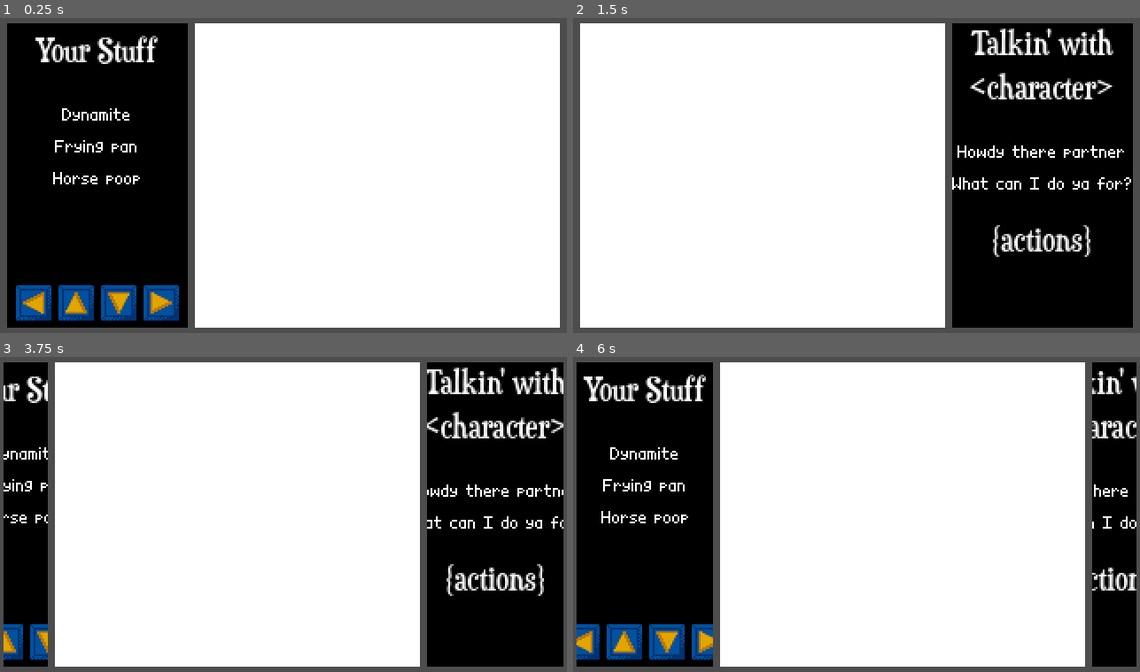
Above: before the commit, frames 1-4 (two rows, left to right).
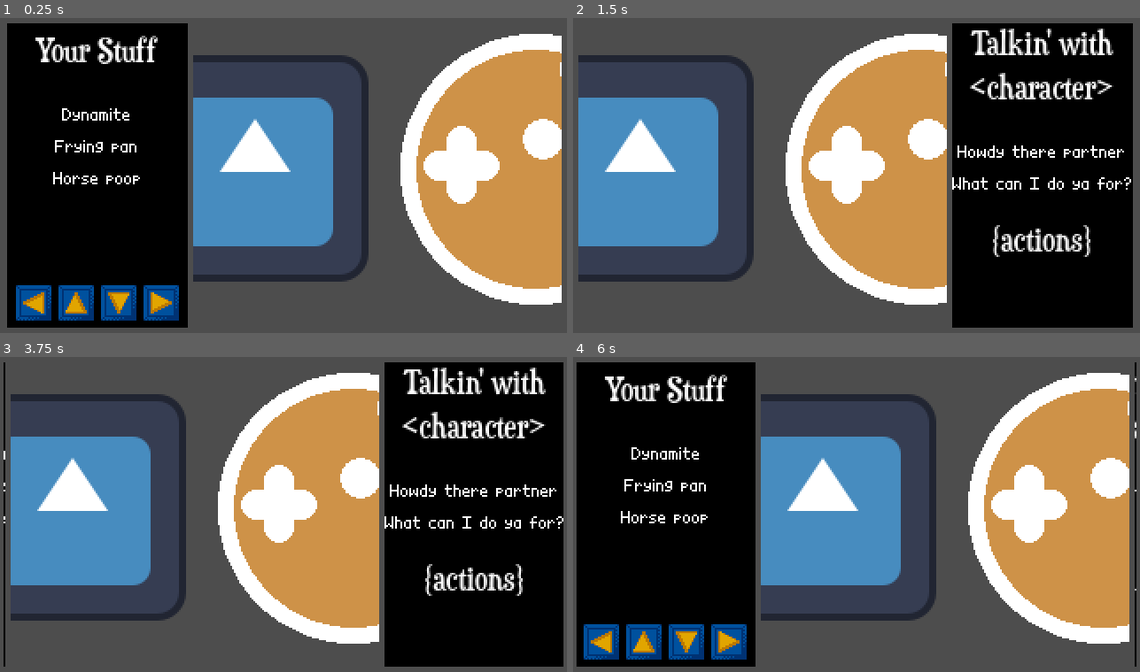
Above: after the commit, the same moments.

Repository: GreenCastleB/FrontierOfTheCryingMoon
Game: Godot game, scene res://scenes/Main.tscn
Two runs of this game, one before a commit and one after it. Both use one fixed random seed, a clock stepped at 60 frames per second and the inputs below. The engine's default icon, where the game draws it, is replaced by a stand-in: a white triangle on a blue panel in a dark square.
Inputs:
- Up to frame 1 (0.25 s): no input
- Up to frame 2 (1.5 s): tap Enter at 0.5 s; hold Right (ui_right) 0.53-1.28 s; hold Down (ui_down) from 1.28 s (still down)
- Up to frame 3 (3.75 s): tap Space at 2, 3.5 s; release Down (ui_down) at 2.03 s; hold Right (ui_right) 2.03-2.78 s; tap Enter at 2.75 s; hold Up (ui_up) 2.78-3.53 s; hold Left (ui_left) from 3.53 s (still down)
- Up to frame 4 (6 s): tap Enter at 5 s; release Left (ui_left) at 5.03 s; hold Down (ui_down) 5.03-5.78 s; tap Space at 5.75 s; hold Right (ui_right) from 5.78 s (still down)

The runs differ from the first frame. In frame 1, 55% of the frame differs, in the area x 34-100%, y 1-99%; in frame 2, 55%; in frame 3, 68%; in frame 4, 69%, in the area x 0-100%, y 1-99%.

Commit message:
SubViewport demo

Diff:
--- a/scenes/Main.tscn
+++ b/scenes/Main.tscn
@@ -17,7 +17,7 @@
 tracks/0/loop_wrap = true
 tracks/0/keys = {
 "times": PackedFloat32Array(0, 0.75),
-"transitions": PackedFloat32Array(1, 1),
+"transitions": PackedFloat32Array(3, 3),
 "update": 0,
 "values": [0.0, 1.0]
 }
@@ -29,7 +29,7 @@
 tracks/1/loop_wrap = true
 tracks/1/keys = {
 "times": PackedFloat32Array(0, 0.75),
-"transitions": PackedFloat32Array(1, 1),
+"transitions": PackedFloat32Array(3, 3),
 "update": 0,
 "values": [1.0, 0.0]
 }
@@ -73,7 +73,7 @@
 tracks/0/loop_wrap = true
 tracks/0/keys = {
 "times": PackedFloat32Array(0, 0.75),
-"transitions": PackedFloat32Array(1, 1),
+"transitions": PackedFloat32Array(3, 3),
 "update": 0,
 "values": [1.0, 0.0]
 }
@@ -85,7 +85,7 @@
 tracks/1/loop_wrap = true
 tracks/1/keys = {
 "times": PackedFloat32Array(0, 0.75),
-"transitions": PackedFloat32Array(1, 1),
+"transitions": PackedFloat32Array(3, 3),
 "update": 0,
 "values": [0.0, 1.0]
 }
--- a/scenes/WorldWindow.tscn
+++ b/scenes/WorldWindow.tscn
@@ -1,4 +1,7 @@
 [gd_scene format=3 uid="uid://cexcnw761j3ql"]
+
+[ext_resource type="Texture2D" uid="uid://yvdirgw4sbta" path="res://assets/icon.svg" id="1_kyo8p"]
+[ext_resource type="Texture2D" uid="uid://cevtpwntv621i" path="res://assets/bitesizejam.png" id="2_xnnib"]
 
 [node name="WorldWindow" type="Control" unique_id=1409088015]
 custom_minimum_size = Vector2(206, 172)
@@ -11,10 +14,30 @@
 size_flags_horizontal = 3
 size_flags_stretch_ratio = 2.0
 
-[node name="BGColor" type="ColorRect" parent="." unique_id=354996560]
+[node name="ViewContainer" type="SubViewportContainer" parent="." unique_id=837699786]
 layout_mode = 1
 anchors_preset = 15
 anchor_right = 1.0
 anchor_bottom = 1.0
 grow_horizontal = 2
 grow_vertical = 2
+
+[node name="WorldView" type="SubViewport" parent="ViewContainer" unique_id=669958383]
+disable_3d = true
+handle_input_locally = false
+snap_2d_transforms_to_pixel = true
+snap_2d_vertices_to_pixel = true
+size = Vector2i(208, 172)
+render_target_update_mode = 4
+
+[node name="WorldNode" type="Node2D" parent="ViewContainer/WorldView" unique_id=828642725]
+
+[node name="Sprite2D" type="Sprite2D" parent="ViewContainer/WorldView/WorldNode" unique_id=1084309934]
+texture = ExtResource("1_kyo8p")
+
+[node name="Sprite2D2" type="Sprite2D" parent="ViewContainer/WorldView/WorldNode" unique_id=261575702]
+position = Vector2(158, 0)
+texture = ExtResource("2_xnnib")
+
+[node name="WorldCam" type="Camera2D" parent="ViewContainer/WorldView/WorldNode" unique_id=1458072378]
+position = Vector2(69, 4)
